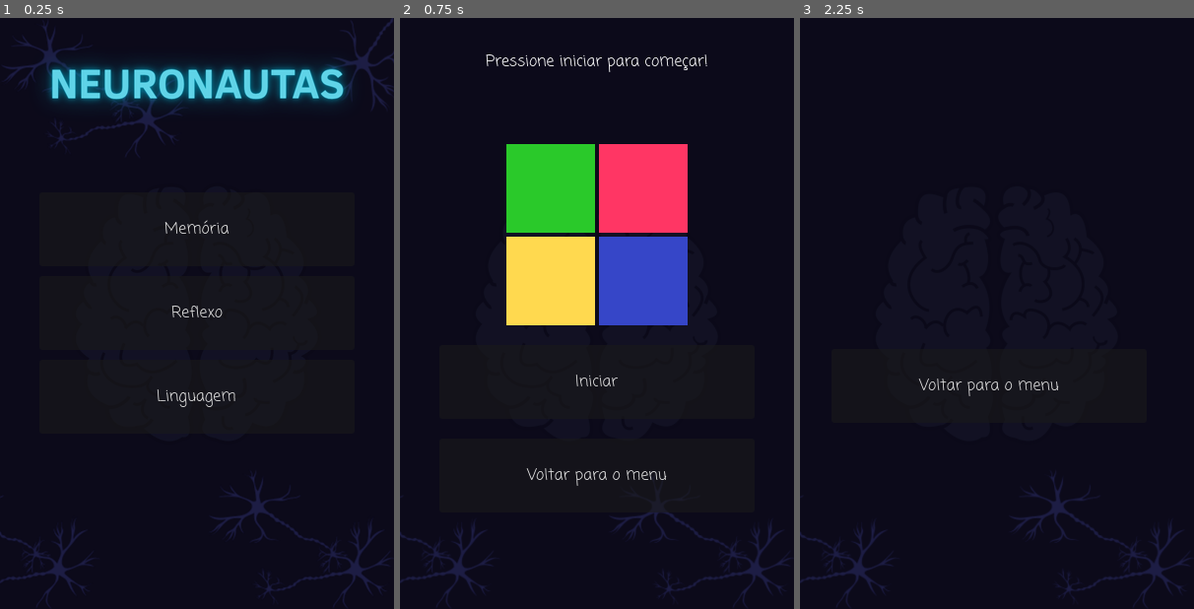
Above: before the commit, frames 1-3 (left to right).
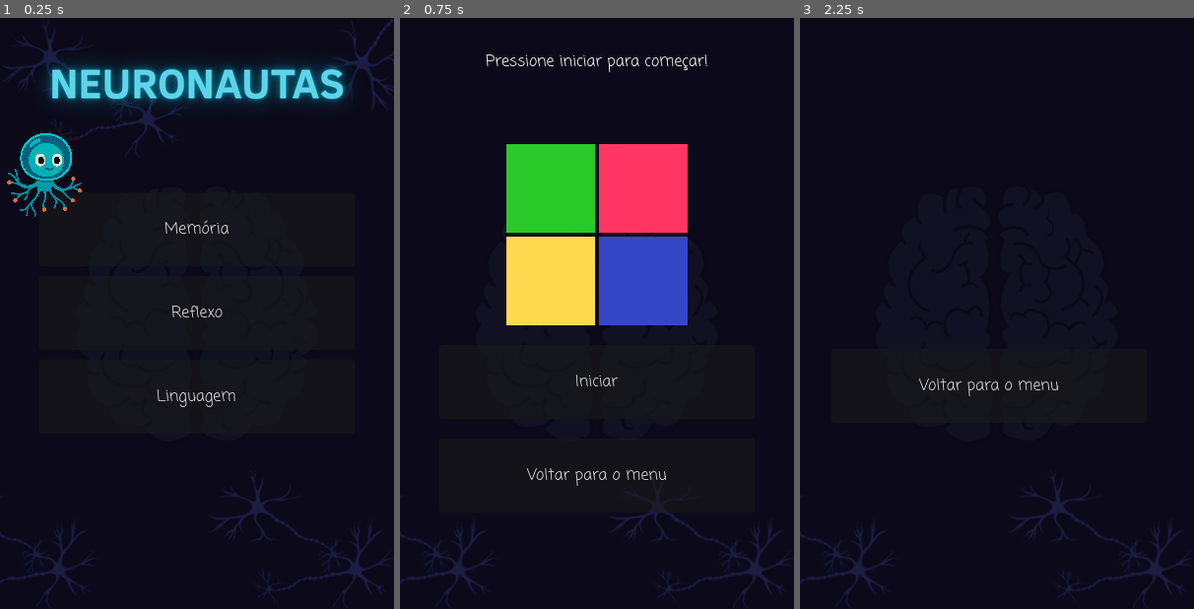
Above: after the commit, the same moments.

Repository: HugoViniciusSF/Neuronautas
Game: Godot game, scene res://scenes/main_menu.tscn
The game is run twice, just before and just after one commit, with the same random seed, the same clock (stepped at 60 frames per second) and the same inputs.
Inputs:
- Up to frame 1 (0.25 s): no input
- Up to frame 2 (0.75 s): click "Memória" at 0.5 s
- Up to frame 3 (2.25 s): click "Voltar para o menu" at 1.25 s; click "Reflexo" at 2 s

The runs differ from the first frame. In frame 1, 1.2% of the frame differs, in the area x 1-21%, y 19-34%; in frame 2, nothing differs; in frame 3, nothing differs.

Commit message:
Ajustes e assets

Diff:
--- a/scenes/main_menu.tscn
+++ b/scenes/main_menu.tscn
@@ -1,8 +1,9 @@
-[gd_scene load_steps=4 format=3 uid="uid://hg18rjjlwvx8"]
+[gd_scene load_steps=5 format=3 uid="uid://hg18rjjlwvx8"]
 
 [ext_resource type="Script" path="res://scripts/main_menu.gd" id="1_cw220"]
 [ext_resource type="Texture2D" uid="uid://xj1o75kq3pxd" path="res://assets/Neuronautas.png" id="3_a3ayy"]
 [ext_resource type="FontFile" uid="uid://db5j82d65e1uw" path="res://assets/fonts/ComingSoon-Regular.ttf" id="3_uv71y"]
+[ext_resource type="Texture2D" uid="uid://byrpuwgqsity2" path="res://assets/Personagem.png" id="4_kucbn"]
 
 [node name="main_menu" type="Node2D"]
 script = ExtResource("1_cw220")
@@ -65,6 +66,11 @@
 clip_text = true
 uppercase = true
 
+[node name="Personagem" type="Sprite2D" parent="."]
+position = Vector2(48, 160)
+scale = Vector2(0.101563, 0.101563)
+texture = ExtResource("4_kucbn")
+
 [connection signal="pressed" from="VBoxContainer/MemoryButton" to="." method="_on_memory_button_pressed"]
 [connection signal="pressed" from="VBoxContainer/ReflexButton" to="." method="_on_reflex_button_pressed"]
 [connection signal="pressed" from="VBoxContainer/LanguageButton" to="." method="_on_language_button_pressed"]
Binary file added: assets/Personagem.png
Not shown, added: assets/Personagem.png.import
